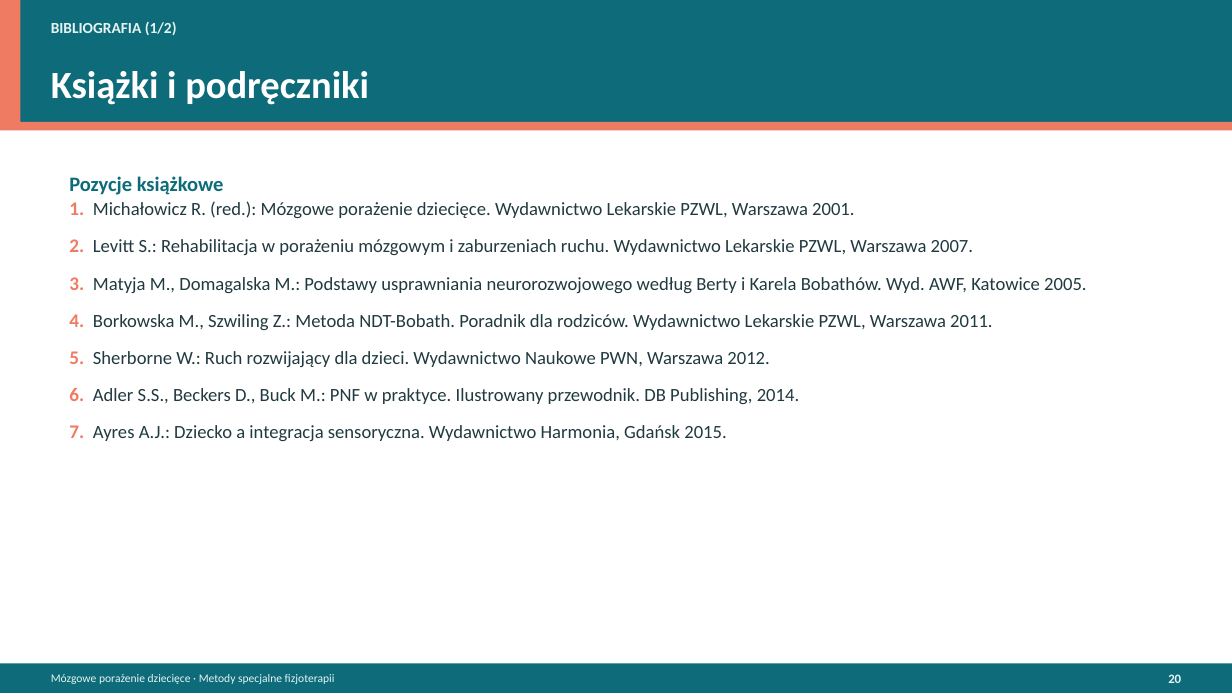
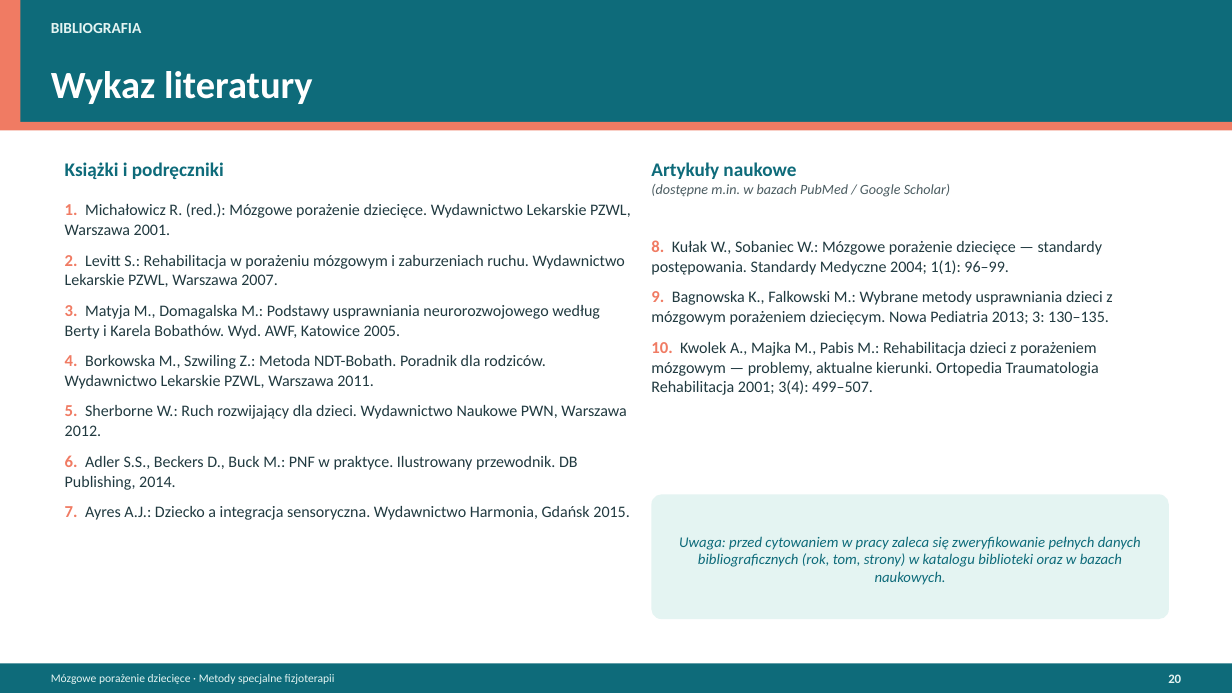
Before and after one commit to ernestkurdziel-max/eqwdfqae, a slide deck: slide 20 of prezentacja/Mozgowe_porazenie_dzieciece_metody_fizjoterapii.pptx. Drawn at 1232x693 pixels with LibreOffice and Linux fonts; fonts in the diff are those of the drawing. Boxes give left, top, right and bottom in pixels: in the first picture for what was removed or moved away, otherwise in the second. Text is boxed around its words. In the diff, an @@ line names an element or a change of style, - is before the commit and + after.

```diff
--- a/prezentacja/Mozgowe_porazenie_dzieciece_metody_fizjoterapii.pptx
+++ b/prezentacja/Mozgowe_porazenie_dzieciece_metody_fizjoterapii.pptx
@@ text at bbox=[51, 23, 142, 33]: text changed @@
-BIBLIOGRAFIA (1/2)
+BIBLIOGRAFIA
@@ text at bbox=[51, 71, 313, 104]: text changed @@
-Książki i podręczniki
+Wykaz literatury
@@ text added at bbox=[65, 162, 224, 179], 15 pt, text #0E6B7A, bold @@
+Książki i podręczniki
@@ text at bbox=[69, 176, 224, 195]: paragraph removed @@
-Pozycje książkowe
@@ text added at bbox=[651, 162, 950, 197], 11 pt, text #4B5C61, italic @@
+Artykuły naukowe
+(dostępne m.in. w bazach PubMed / Google Scholar)
@@ text "1. Michałowicz R. (red.): Mózgowe ...": place and size @@
-text "1. Michałowicz R. (red.): Mózgowe ..." at bbox=[69, 176, 1086, 441]
+text "1. Michałowicz R. (red.): Mózgowe ..." at bbox=[65, 203, 631, 520]
@@ text "1. Michałowicz R. (red.): Mózgowe ..." at bbox=[65, 203, 631, 520]: size 15 to 13 pt in "1.", "2.", "3.", "4." and 3 more places; size 14.5 to 12.5 pt; line spacing 1.05 to 1.02; less space between paragraphs @@
@@ text added at bbox=[651, 240, 1112, 395], 12.5 pt, text #213A40 @@
+8. Kułak W., Sobaniec W.: Mózgowe porażenie dziecięce — standardy postępowania. Standardy Medyczne 2004; 1(1): 96–99.
+9. Bagnowska K., Falkowski M.: Wybrane metody usprawniania dzieci z mózgowym porażeniem dziecięcym. Nowa Pediatria 2013; 3: 130–135.
+10. Kwolek A., Majka M., Pabis M.: Rehabilitacja dzieci z porażeniem mózgowym — problemy, aktualne kierunki. Ortopedia Traumatologia Rehabilitacja 2001; 3(4): 499–507.
@@ rounded rectangle added at bbox=[652, 494, 1169, 619], fill #E4F4F2, 11.5 pt, text #0E6B7A, italic @@
+Uwaga: przed cytowaniem w pracy zaleca się zweryfikowanie pełnych danych bibliograficznych (rok, tom, strony) w katalogu biblioteki oraz w bazach naukowych.
```
Also in this commit, not shown: 1 slide removed, 2 other files.
